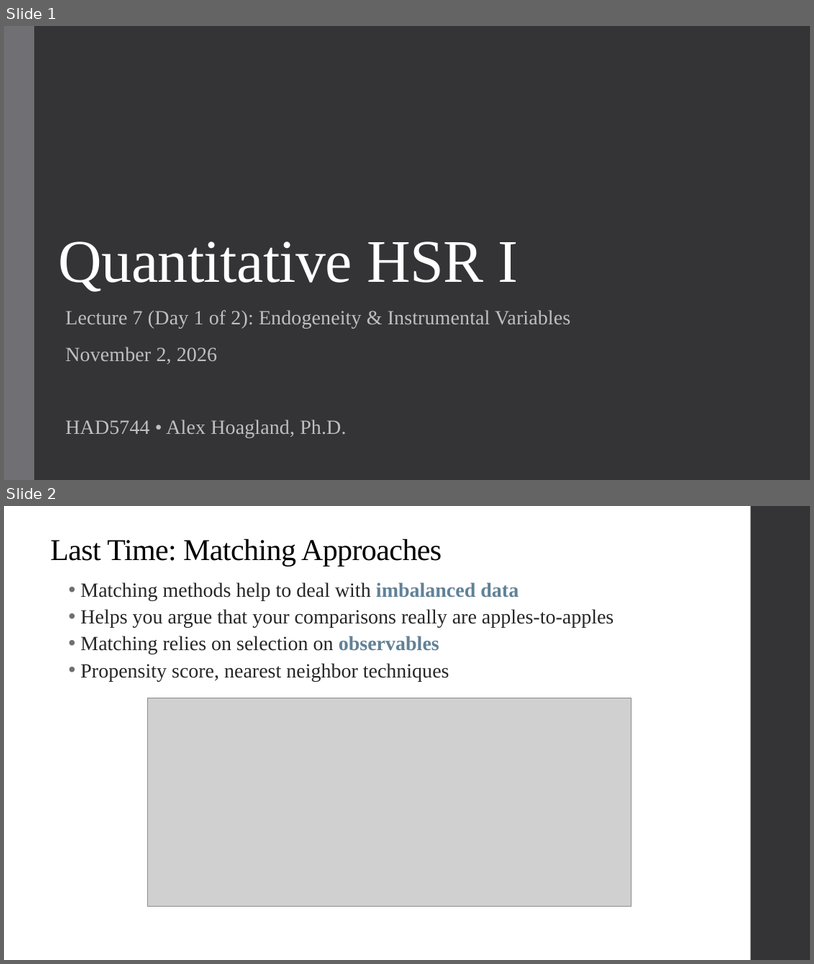
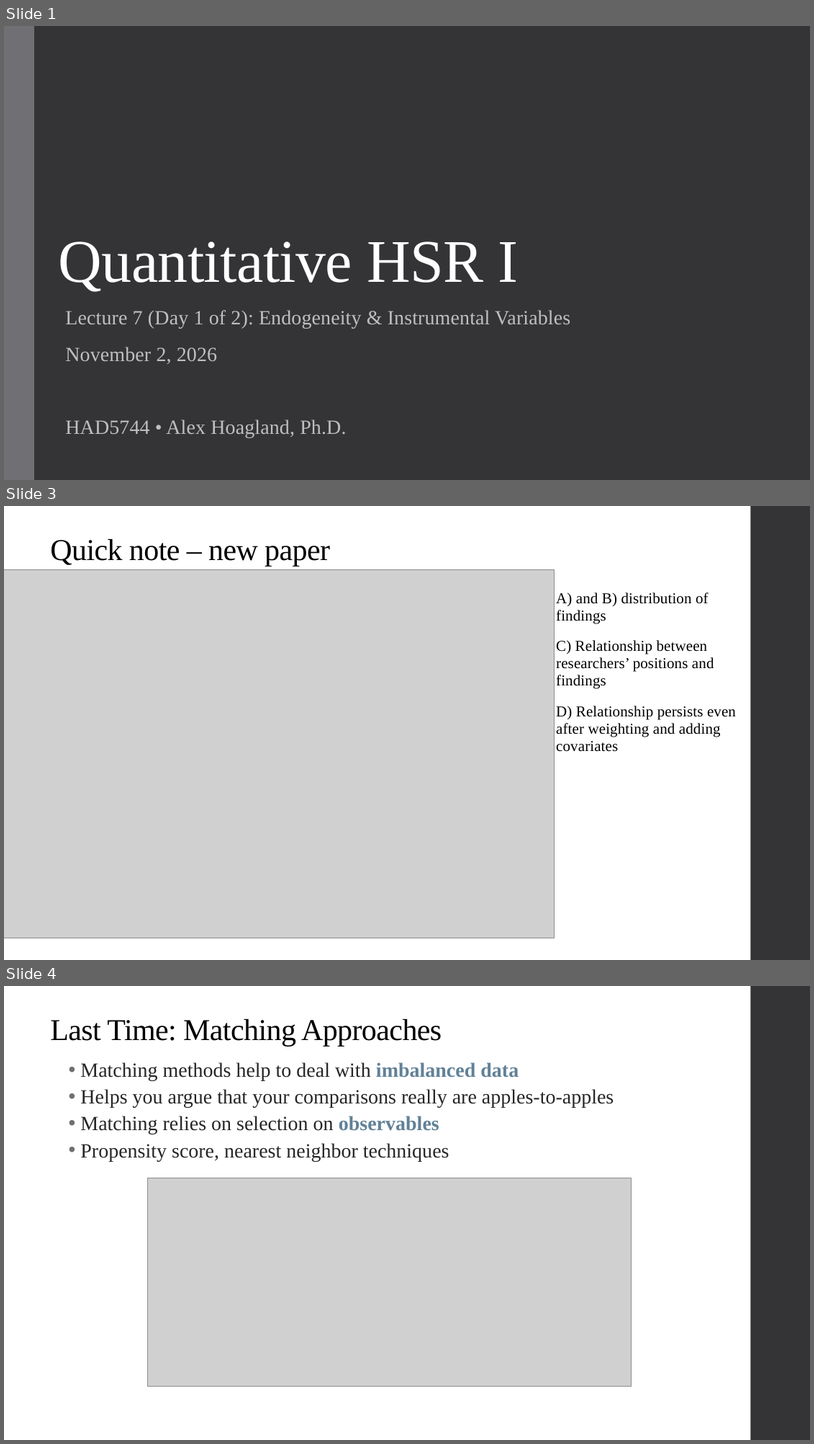
Before and after one commit to alex-hoagland/HAD5744, a slide deck: Lecture07_IV1/Lecture07_IVEstimation1.pptx. Shown one above the other, each under a label of ours: slides 1 and 2 before the commit, slides 1, 3 and 4 after it; the slides between them are not shown. The pictures are 814x964 and 814x1444 pixels, drawn with LibreOffice and Linux fonts; fonts in the diff are those of the drawing; grey boxes stand for pictures. Boxes give left, top, right and bottom in pixels: in the first picture for what was removed or moved away, otherwise in the second. Text is boxed around its words. In the diff, an @@ line names an element or a change of style, - is before the commit and + after.

```diff
--- a/Lecture07_IV1/Lecture07_IVEstimation1.pptx
+++ b/Lecture07_IV1/Lecture07_IVEstimation1.pptx
@@ slide 3 added at <box>4,506,810,960</box>, background #FFFFFF; not listed: 1 template element that a slide beside it also shows @@
@@ title added at <box>50,539,330,566</box>, 36 pt, text #000000 @@
+Quick note – new paper
@@ picture added at <box>4,569,555,937</box> @@
@@ text added at <box>556,592,736,752</box>, 18 pt, text #000000 @@
+• A) and B) distribution of findings
+• C) Relationship between researchers’ positions and findings
+• D) Relationship persists even after weighting and adding covariates
@@ what was slide 2 is now slide 4 @@
```
Also in this commit, not shown: 1 other slide added, 2 other files.
